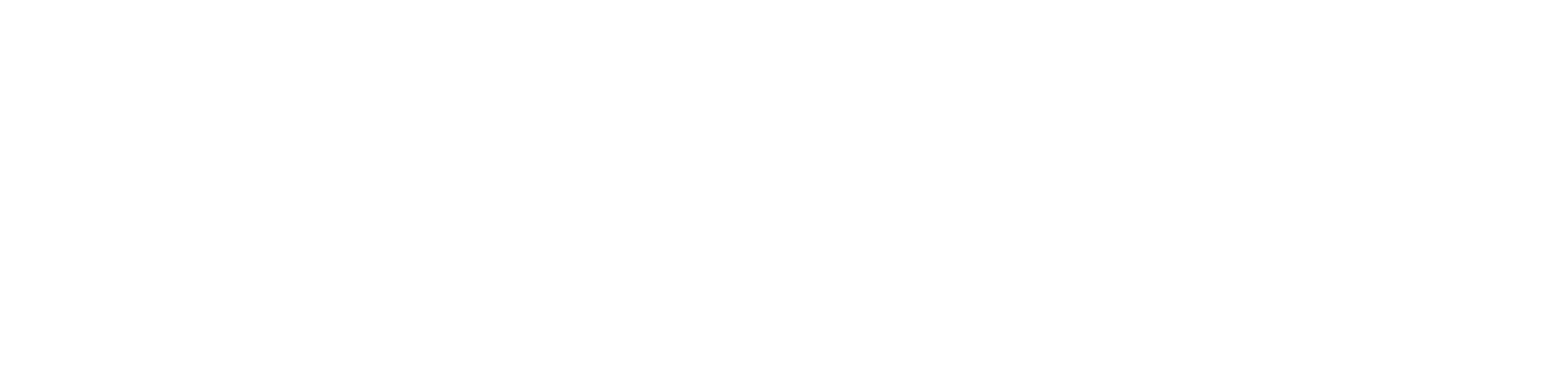
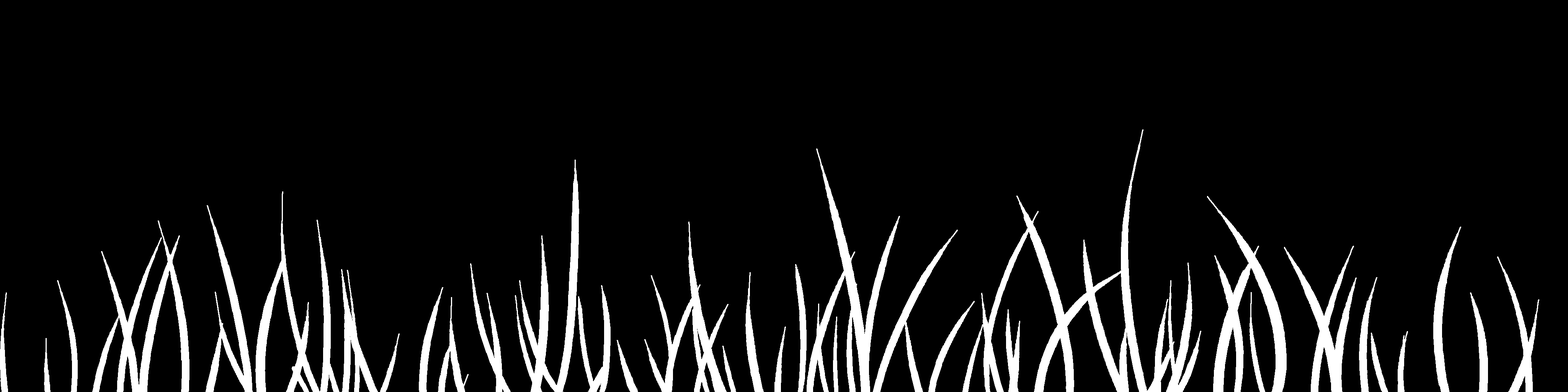
Layers edited between the first and the second (1568, 392) image:
added layer "Layer 5" over left=0, top=0, right=1568, bottom=392
